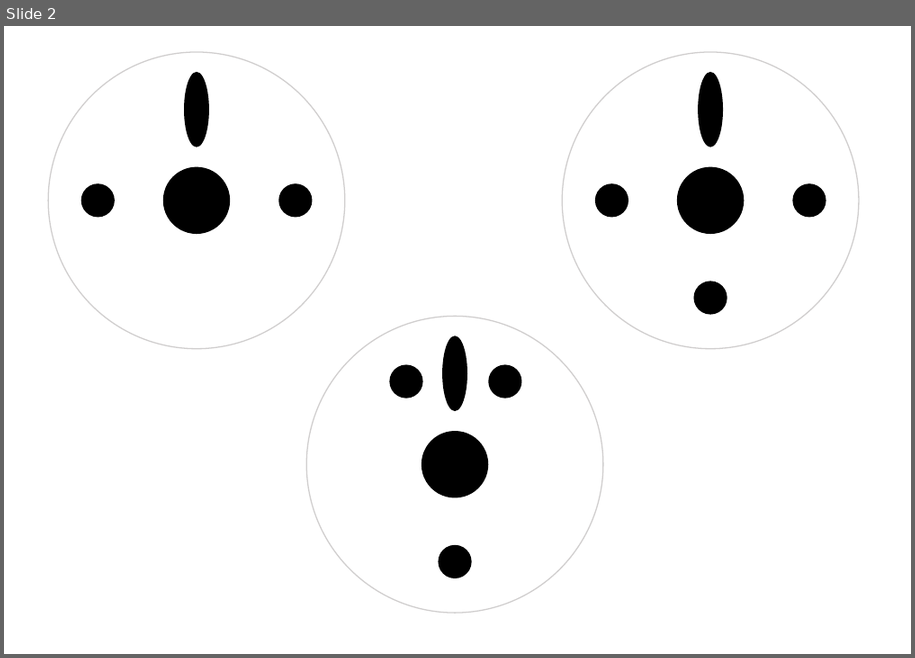
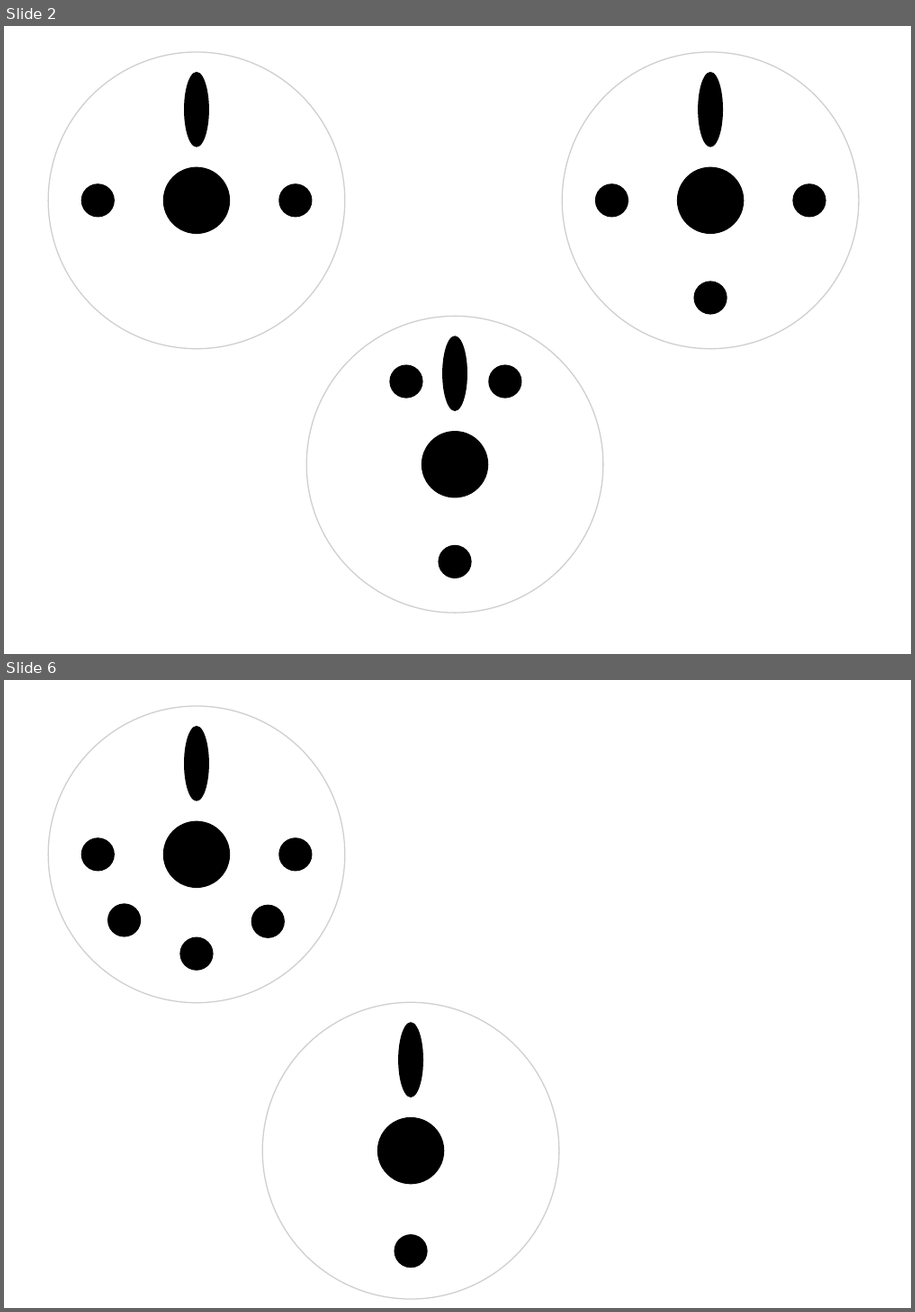
Before and after one commit to BioBoost/raceberry_detector, a slide deck: images/images.pptx. Shown one above the other, each under a label of ours: slide 2 before the commit, slides 2 and 6 after it; the slides between them are not shown. The pictures are 915x658 and 915x1312 pixels, drawn with LibreOffice and Linux fonts; fonts in the diff are those of the drawing. Boxes give left, top, right and bottom in pixels: in the first picture for what was removed or moved away, otherwise in the second. Text is boxed around its words. In the diff, an @@ line names an element or a change of style, - is before the commit and + after.

```diff
--- a/images/images.pptx
+++ b/images/images.pptx
@@ slide 6 added at [4, 680, 911, 1308], background #FFFFFF @@
@@ ellipse added at [48, 706, 345, 1002], outline #D0CECE 1 pt @@
@@ ellipse added at [184, 726, 209, 802], fill #000000 @@
@@ ellipse added at [81, 838, 115, 871], fill #000000 @@
@@ ellipse added at [163, 820, 230, 888], fill #000000 @@
@@ ellipse added at [278, 838, 313, 871], fill #000000 @@
@@ ellipse added at [108, 904, 142, 937], fill #000000 @@
@@ ellipse added at [252, 904, 285, 938], fill #000000 @@
@@ ellipse added at [180, 937, 214, 971], fill #000000 @@
@@ ellipse added at [263, 1002, 559, 1299], outline #D0CECE 1 pt @@
@@ ellipse added at [398, 1023, 423, 1098], fill #000000 @@
@@ ellipse added at [378, 1117, 445, 1184], fill #000000 @@
@@ ellipse added at [395, 1234, 428, 1268], fill #000000 @@
```
Also in this commit, not shown: 6 other slides added, 5 other files.
